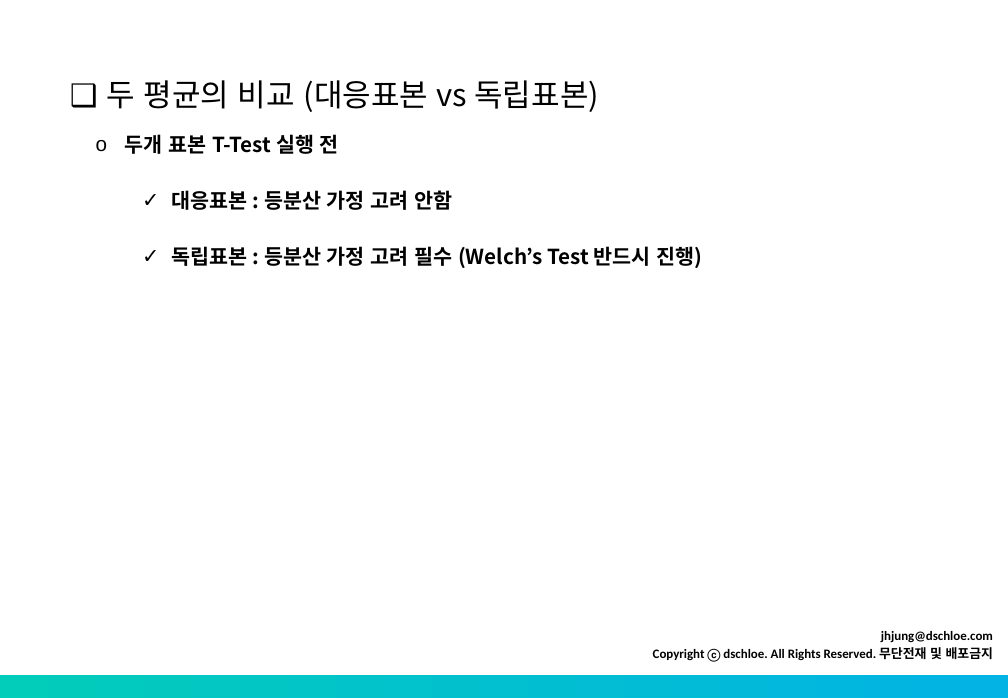
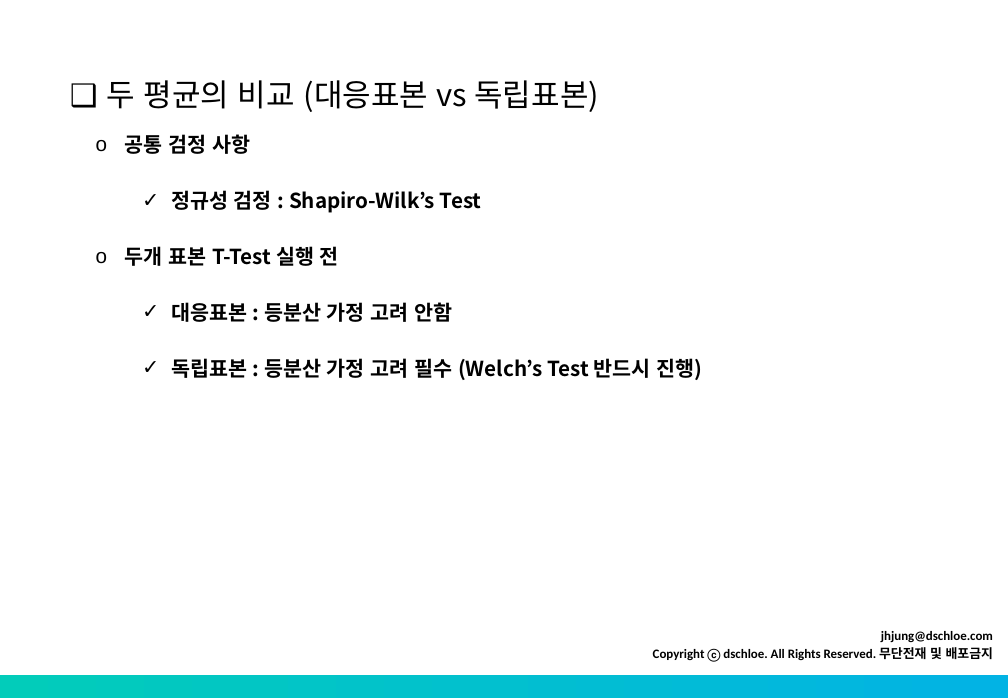
Before and after one commit to ycko725/R_edu, a slide deck: slide 9 of source_2021/2_day_stat_regression/source/기초통계 - t-test.pptx (slide 6 before the commit). Drawn at 1008x698 pixels with LibreOffice and Linux fonts; fonts in the diff are those of the drawing. Boxes give left, top, right and bottom in pixels: in the first picture for what was removed or moved away, otherwise in the second. Text is boxed around its words. In the diff, an @@ line names an element or a change of style, - is before the commit and + after.

```diff
--- a/source_2021/2_day_stat_regression/source/기초통계 - t-test.pptx
+++ b/source_2021/2_day_stat_regression/source/기초통계 - t-test.pptx
@@ text at [125, 134, 482, 213]: paragraphs added @@
+o 공통 검정 사항
+  ✓ 정규성 검정 : Shapiro-Wilk’s Test
```
Also in this commit, not shown: 4 slides added, 3 slides removed, 1 other file.
